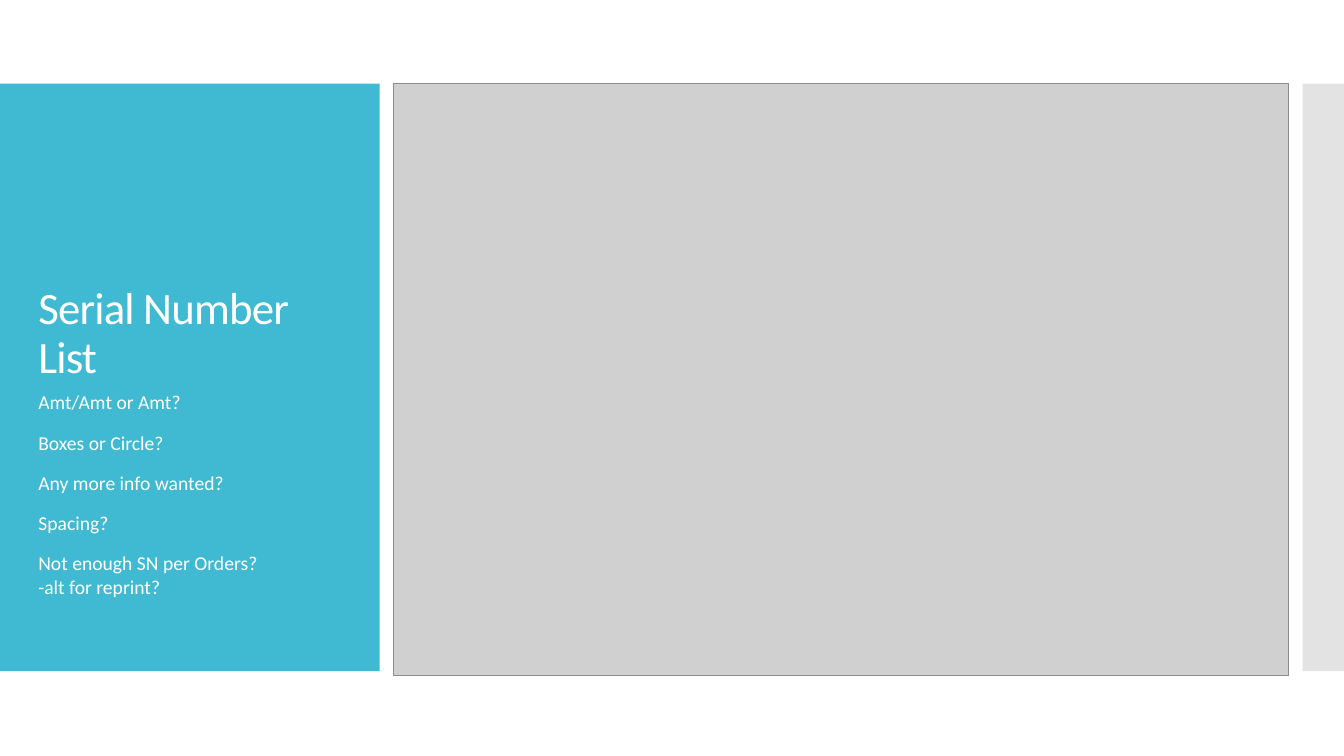
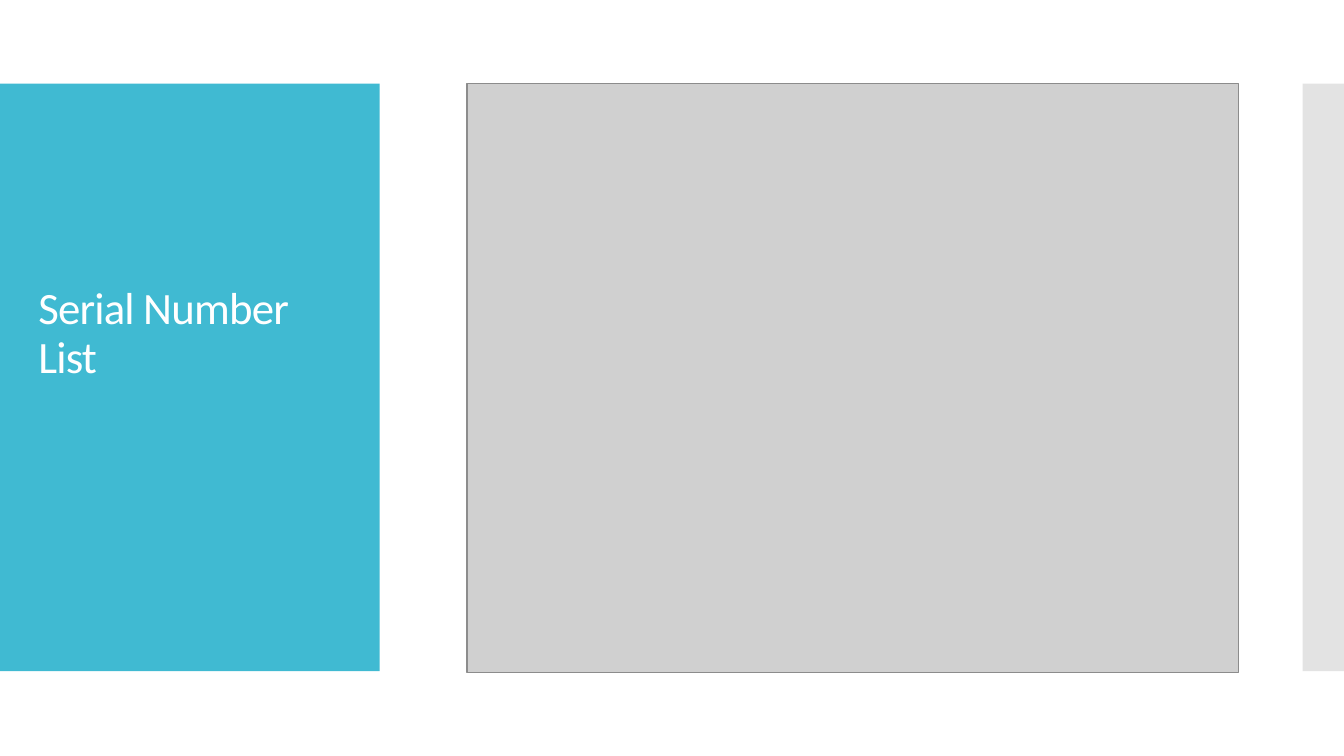
Before and after one commit to pixustechnologies/labelSerialNumberProject, a slide deck: slide 5 of LabelSerialNumberChangeProposal.pptx. Drawn at 1344x756 pixels with LibreOffice and Linux fonts; fonts in the diff are those of the drawing; grey boxes stand for pictures. Boxes give left, top, right and bottom in pixels: in the first picture for what was removed or moved away, otherwise in the second. Text is boxed around its words. In the diff, an @@ line names an element or a change of style, - is before the commit and + after.

```diff
--- a/LabelSerialNumberChangeProposal.pptx
+++ b/LabelSerialNumberChangeProposal.pptx
@@ picture: place and size @@
-picture at [393, 84, 1288, 676]
+picture at [467, 84, 1238, 673]
@@ text removed at [38, 395, 257, 597] @@
-Amt/Amt or Amt?
-Boxes or Circle?
-Any more info wanted?
-Spacing?
-Not enough SN per Orders?
--alt for reprint?
```
Also in this commit, not shown: 5 other slides changed, 5 other files.
